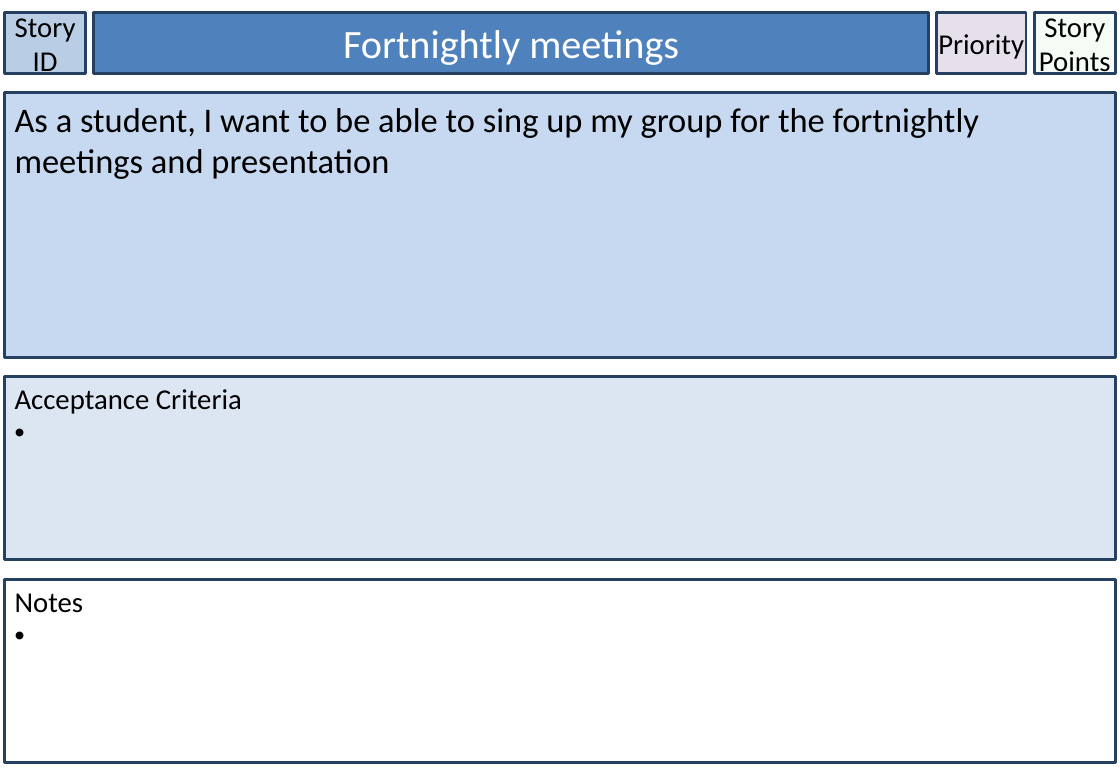
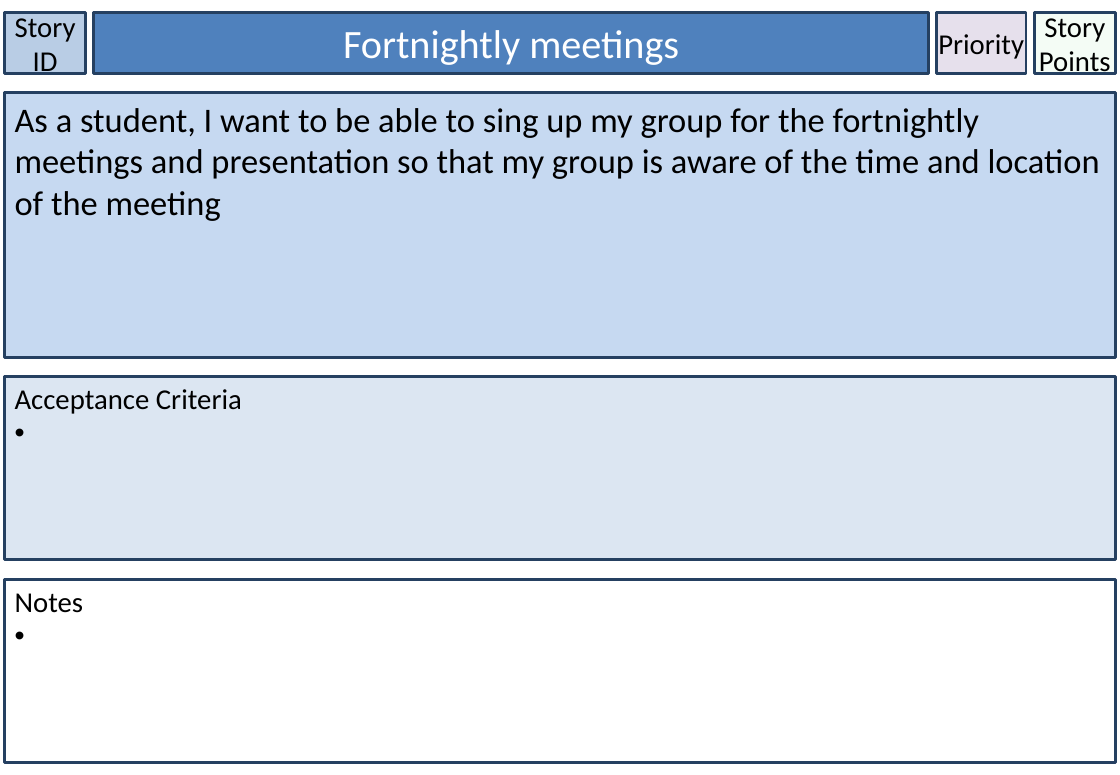
Before and after one commit to BrissyKim/group14, a slide deck: slide 5 of User_story/User stories - Sean.pptx. Drawn at 1120x775 pixels with LibreOffice and Linux fonts; fonts in the diff are those of the drawing. Boxes give left, top, right and bottom in pixels: in the first picture for what was removed or moved away, otherwise in the second. Text is boxed around its words. In the diff, an @@ line names an element or a change of style, - is before the commit and + after.

```diff
--- a/User_story/User stories - Sean.pptx
+++ b/User_story/User stories - Sean.pptx
@@ text in rectangle at (x1=15, y1=108, x2=1100, y2=221): text changed @@
-As a student, I want to be able to sing up my group for the fortnightly meetings and presentation
+As a student, I want to be able to sing up my group for the fortnightly meetings and presentation so that my group is aware of the time and location of the meeting
```
Also in this commit, not shown: 7 other slides changed, 1 slide added.
